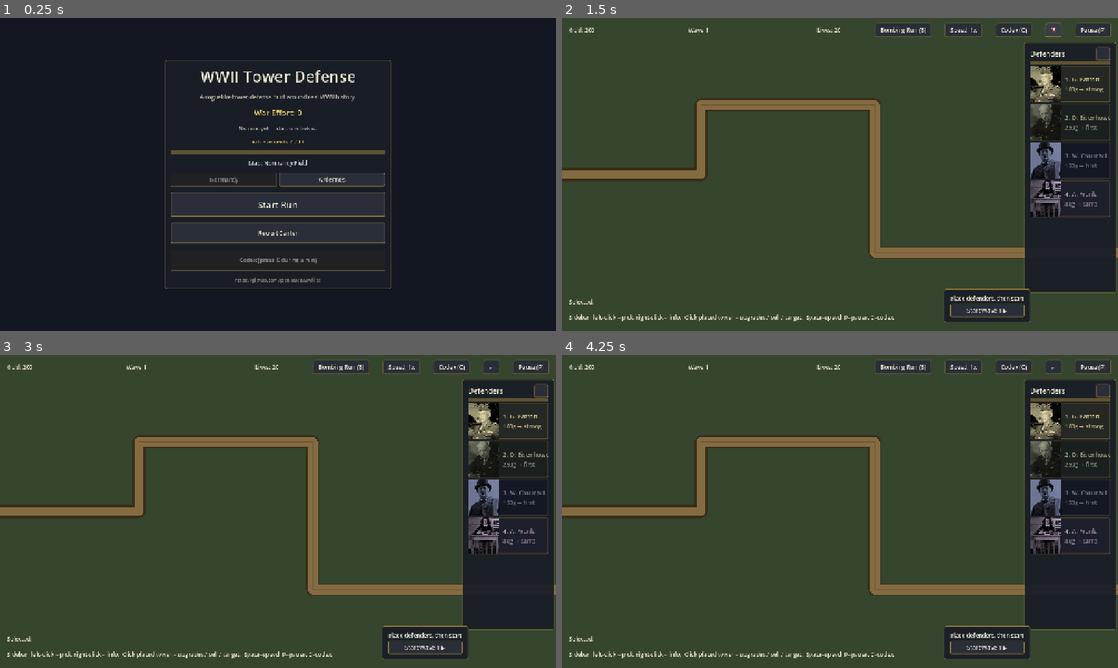
Above: before the commit, frames 1-4 (two rows, left to right).
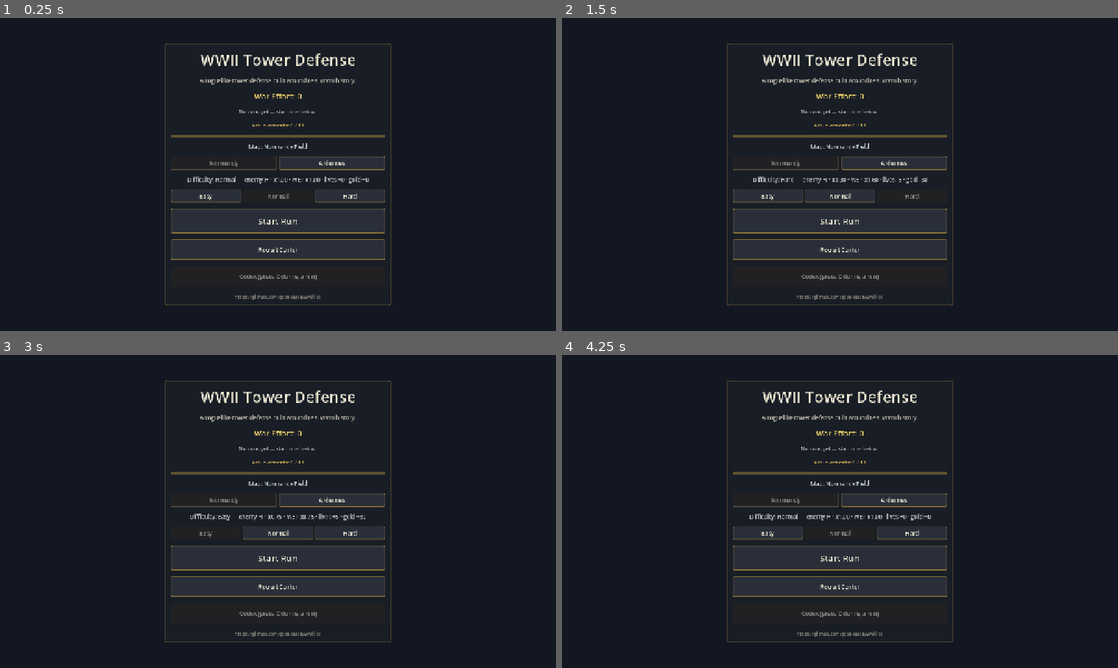
Above: after the commit, the same moments.

Repository: Josh-Buck/wwii-td
Game: Godot game, scene res://scenes/main/Main.tscn
Two runs of this game, one before a commit and one after it. Both use one fixed random seed, a clock stepped at 60 frames per second and the inputs below.
Inputs (mouse positions are in pixels of both pictures, inside the frame that each line leads up to):
- Up to frame 1 (0.25 s): no input
- Up to frame 2 (1.5 s): click (912, 196) at 0.5 s, where only the run after the commit has a clickable "Hard"; click (1051, 30) at 1.25 s, where only the run before the commit has a clickable "🔊"
- Up to frame 3 (3 s): click (489, 367) at 2 s, where only the run before the commit has a clickable "🔇"; click (205, 533) at 2.75 s, where only the run after the commit has a clickable "Easy"
- Up to frame 4 (4.25 s): click (840, 533) at 3.5 s, where only the run after the commit has a clickable "Normal"

The runs differ from the first frame. In frame 1, 5.6% of the frame differs, in the area x 29-71%, y 8-92%; in frame 2, 81%, in the area x 0-100%, y 0-100%; in frame 3, 81%; in frame 4, 81%.

Commit message:
feat: balance pass, looping music, difficulty modes
Balance:
- Maginot Bunker 100g -> 175g, aura radius 140 -> 110, slow 60% -> 70%
  (was overpowered as a 100g universal slow blanket).
- Pavlichenko T3 instakill threshold 150 HP -> 80 HP (was killing most
  non-boss enemies outright).
- Bond payouts dropped ~13%: War Loan 150 -> 130, Victory 425 -> 360,
  Lend-Lease 900 -> 740. Was risk-free 13-14%/wave dominating stocks.
- Endless mode HP scaling 12%/wave -> 10%/wave; reward 6%/wave -> 7%.

Music:
- AudioMan now bakes an 8-second wartime march loop (60 BPM, Am-Dm-F-E
  bass walk, snare on beats 1+3 of each measure, hi-hat offbeats, low
  sustained pad with vibrato). LOOP_FORWARD mode on the WAV. Plays
  automatically from autoload _ready.
- Mute button now stops both SFX and music.

Difficulty (Easy / Normal / Hard) selector on main menu:
- Easy:   enemy HP x0.75, +80 gold, +5 lives, WEP x0.75
- Normal: baseline
- Hard:   enemy HP x1.30, -30 gold, -5 lives, WEP x1.60
- HP mult applied at spawn time on top of endless scaling.
- WEP mult applied at run end on top of Manhattan penalty.

Diff:
--- a/autoload/AudioMan.gd
+++ b/autoload/AudioMan.gd
@@ -12,11 +12,15 @@
 const POOL_SIZE: int = 12
 
 var muted: bool = false
+var music_muted: bool = false
 var master_volume_db: float = -4.0
+var music_volume_db: float = -16.0
 
 var _streams: Dictionary = {}        ## StringName -> AudioStreamWAV
 var _players: Array[AudioStreamPlayer] = []
 var _next_player: int = 0
+var _music_player: AudioStreamPlayer = null
+var _music_stream: AudioStreamWAV = null
 
 func _ready() -> void:
 	process_mode = Node.PROCESS_MODE_ALWAYS
@@ -25,7 +29,16 @@
 		p.process_mode = Node.PROCESS_MODE_ALWAYS
 		add_child(p)
 		_players.append(p)
+	_music_player = AudioStreamPlayer.new()
+	_music_player.process_mode = Node.PROCESS_MODE_ALWAYS
+	add_child(_music_player)
 	_build_bank()
+	_music_stream = _bake(_march_loop_pcm())
+	_music_stream.loop_mode = AudioStreamWAV.LOOP_FORWARD
+	_music_stream.loop_end = _music_stream.data.size() / 2  ## sample count
+	_music_player.stream = _music_stream
+	_music_player.volume_db = music_volume_db
+	start_music()
 
 func _build_bank() -> void:
 	_streams[&"click"]        = _bake(_click_pcm())
@@ -55,6 +68,21 @@
 
 func set_muted(b: bool) -> void:
 	muted = b
+	music_muted = b
+	if b:
+		_music_player.stop()
+	else:
+		start_music()
+
+func start_music() -> void:
+	if music_muted or _music_player == null or _music_stream == null:
+		return
+	if not _music_player.playing:
+		_music_player.play()
+
+func stop_music() -> void:
+	if _music_player:
+		_music_player.stop()
 
 # ---------- Synthesis ----------
 
@@ -225,3 +253,50 @@
 		var local_t: float = t - phase * 0.12
 		arr[i] = sin(t * TAU * f) * exp(-local_t * 9.0) * 0.5
 	return arr
+
+func _march_loop_pcm() -> PackedFloat32Array:
+	# 8-second wartime march loop at ~60 BPM (1 beat = 1.0 s, 8 beats).
+	# Layers: low bass note per beat (Am-Dm-F-E walk), snare on beats 1 & 3
+	# of each 4-beat measure, and a soft sustained low pad.
+	const BPM: float = 60.0
+	const BEATS: int = 8
+	var beat_sec: float = 60.0 / BPM
+	var total_sec: float = beat_sec * BEATS
+	var arr := _make_buffer(total_sec)
+	var rng := RandomNumberGenerator.new()
+	rng.seed = 9001
+	# Bass note progression (Hz): A2 A2 D2 D2 F2 F2 E2 E2 — i i iv iv VI VI V V
+	var bass_notes: Array = [110.0, 110.0, 73.42, 73.42, 87.31, 87.31, 82.41, 82.41]
+	# Pad chord: drone on A2 + E3 fifth, very low volume.
+	var pad_freqs: Array = [110.0, 164.81]
+	for i in arr.size():
+		var t: float = float(i) / MIX_RATE
+		var beat: int = int(t / beat_sec) % BEATS
+		var local_t: float = t - beat * beat_sec
+		# Bass
+		var bf: float = float(bass_notes[beat])
+		var bass_env: float = exp(-local_t * 2.0)
+		var bass: float = sin(t * TAU * bf) * bass_env * 0.45
+		# Sub-octave for body
+		bass += sin(t * TAU * bf * 0.5) * bass_env * 0.15
+		# Pad (always on, slow vibrato)
+		var pad: float = 0.0
+		for f in pad_freqs:
+			pad += sin(t * TAU * float(f) * (1.0 + 0.003 * sin(t * 3.0))) * 0.06
+		# Snare on beats 0 and 2 of each measure (so 0,2,4,6 within the 8 beats)
+		var snare: float = 0.0
+		if beat % 2 == 0 and local_t < 0.10:
+			var sn_t: float = local_t
+			snare = rng.randf_range(-1.0, 1.0) * exp(-sn_t * 50.0) * 0.35
+		# Hi-hat tick on every offbeat half-beat
+		var hat: float = 0.0
+		var hat_phase: float = fmod(t, beat_sec * 0.5)
+		if hat_phase < 0.04:
+			hat = rng.randf_range(-1.0, 1.0) * exp(-hat_phase * 120.0) * 0.07
+		# Tail-off fade near loop end to avoid click on wrap
+		var loop_fade: float = 1.0
+		var tail: float = total_sec - t
+		if tail < 0.05:
+			loop_fade = tail / 0.05
+		arr[i] = (bass + pad + snare + hat) * loop_fade * 0.95
+	return arr
--- a/autoload/GameState.gd
+++ b/autoload/GameState.gd
@@ -2,6 +2,15 @@
 
 const STARTING_GOLD := 200
 const STARTING_LIVES := 20
+
+enum Difficulty { EASY, NORMAL, HARD }
+const DIFFICULTY_LABELS := ["Easy", "Normal", "Hard"]
+const DIFFICULTY_HP_MULT: Array[float] = [0.75, 1.0, 1.3]
+const DIFFICULTY_GOLD_BONUS: Array[int] = [80, 0, -30]
+const DIFFICULTY_LIVES_BONUS: Array[int] = [5, 0, -5]
+const DIFFICULTY_WEP_MULT: Array[float] = [0.75, 1.0, 1.6]
+
+var difficulty: int = Difficulty.NORMAL
 
 var gold: int = STARTING_GOLD
 var lives: int = STARTING_LIVES
@@ -29,8 +38,8 @@
 var stat_towers_placed: int = 0
 
 func reset_run() -> void:
-	gold = STARTING_GOLD + MetaProgress.starting_gold_bonus()
-	lives = STARTING_LIVES
+	gold = STARTING_GOLD + MetaProgress.starting_gold_bonus() + DIFFICULTY_GOLD_BONUS[difficulty]
+	lives = max(1, STARTING_LIVES + DIFFICULTY_LIVES_BONUS[difficulty])
 	wave_index = 0
 	held_bonds.clear()
 	held_shares.clear()
--- a/data/bonds/bond_lend_lease.tres
+++ b/data/bonds/bond_lend_lease.tres
@@ -7,6 +7,6 @@
 id = &"lend_lease"
 display_name = "Lend-Lease"
 cost = 500
-payout = 900
+payout = 740
 maturity_waves = 5
 description = "Long-term commitment. Pay 500g; receive 900g when the 5th wave from now starts."
--- a/data/bonds/bond_victory.tres
+++ b/data/bonds/bond_victory.tres
@@ -7,6 +7,6 @@
 id = &"victory_bond"
 display_name = "Victory Bond"
 cost = 250
-payout = 425
+payout = 360
 maturity_waves = 4
 description = "Mid-term commitment. Pay 250g; receive 425g when the 4th wave from now starts."
--- a/data/bonds/bond_war_loan.tres
+++ b/data/bonds/bond_war_loan.tres
@@ -7,6 +7,6 @@
 id = &"war_loan"
 display_name = "War Loan"
 cost = 100
-payout = 150
+payout = 130
 maturity_waves = 3
 description = "Short-term loan. Pay 100g now; receive 150g when the 3rd wave from now starts."
--- a/data/towers/maginot_bunker.tres
+++ b/data/towers/maginot_bunker.tres
@@ -8,7 +8,7 @@
 display_name = "Maginot Bunker"
 faction = &"resistance"
 color = Color(0.55, 0.55, 0.55, 1)
-cost = 100
+cost = 175
 damage = 0.0
 fire_rate = 0.0
 range_px = 100.0
@@ -16,8 +16,8 @@
 default_targeting = &"first"
 adjacency_buffs = Array[StringName]([])
 adjacency_consumes = Array[StringName]([])
-aura_radius = 140.0
+aura_radius = 110.0
 aura_fire_rate_bonus = 0.0
-slow_aura_factor = 0.6
+slow_aura_factor = 0.7
 tooltip_lore = "A bunker from the Maginot Line — France's fortified frontier built 1929-1940. Held its sector even after the surrender. Slows enemies in radius to 60% speed."
 codex_id = &"maginot_bunker"
--- a/scenes/main/MainMenu.gd
+++ b/scenes/main/MainMenu.gd
@@ -11,6 +11,10 @@
 @onready var map_label: Label = $Center/Panel/VBox/MapLabel
 @onready var map_normandy_btn: Button = $Center/Panel/VBox/MapRow/NormandyButton
 @onready var map_ardennes_btn: Button = $Center/Panel/VBox/MapRow/ArdennesButton
+@onready var diff_label: Label = $Center/Panel/VBox/DiffLabel
+@onready var diff_easy_btn: Button = $Center/Panel/VBox/DiffRow/EasyButton
+@onready var diff_normal_btn: Button = $Center/Panel/VBox/DiffRow/NormalButton
+@onready var diff_hard_btn: Button = $Center/Panel/VBox/DiffRow/HardButton
 @onready var start_btn: Button = $Center/Panel/VBox/StartButton
 @onready var recruit_btn: Button = $Center/Panel/VBox/RecruitButton
 @onready var codex_btn: Button = $Center/Panel/VBox/CodexButton
@@ -51,8 +55,28 @@
 	recruit_close.pressed.connect(_close_recruit)
 	map_normandy_btn.pressed.connect(_select_map.bind(_MAP_NORMANDY))
 	map_ardennes_btn.pressed.connect(_select_map.bind(_MAP_ARDENNES))
+	diff_easy_btn.pressed.connect(_select_difficulty.bind(GameState.Difficulty.EASY))
+	diff_normal_btn.pressed.connect(_select_difficulty.bind(GameState.Difficulty.NORMAL))
+	diff_hard_btn.pressed.connect(_select_difficulty.bind(GameState.Difficulty.HARD))
 	_refresh_map_buttons()
+	_refresh_difficulty_buttons()
 	_refresh_top()
+
+func _select_difficulty(d: int) -> void:
+	GameState.difficulty = d
+	_refresh_difficulty_buttons()
+
+func _refresh_difficulty_buttons() -> void:
+	diff_easy_btn.disabled = GameState.difficulty == GameState.Difficulty.EASY
+	diff_normal_btn.disabled = GameState.difficulty == GameState.Difficulty.NORMAL
+	diff_hard_btn.disabled = GameState.difficulty == GameState.Difficulty.HARD
+	var hp: float = GameState.DIFFICULTY_HP_MULT[GameState.difficulty]
+	var wep: float = GameState.DIFFICULTY_WEP_MULT[GameState.difficulty]
+	var lives_b: int = GameState.DIFFICULTY_LIVES_BONUS[GameState.difficulty]
+	var gold_b: int = GameState.DIFFICULTY_GOLD_BONUS[GameState.difficulty]
+	diff_label.text = "Difficulty: %s — enemy HP x%.2f · WEP x%.2f · lives %+d · gold %+d" % [
+		GameState.DIFFICULTY_LABELS[GameState.difficulty], hp, wep, lives_b, gold_b
+	]
 
 func _select_map(path: String) -> void:
 	_selected_map = path
--- a/scenes/main/MainMenu.tscn
+++ b/scenes/main/MainMenu.tscn
@@ -69,6 +69,26 @@
 size_flags_horizontal = 3
 text = "Ardennes"
 
+[node name="DiffLabel" type="Label" parent="Center/Panel/VBox"]
+text = "Difficulty: Normal"
+horizontal_alignment = 1
+modulate = Color(0.85, 0.85, 0.95, 1)
+
+[node name="DiffRow" type="HBoxContainer" parent="Center/Panel/VBox"]
+theme_override_constants/separation = 6
+
+[node name="EasyButton" type="Button" parent="Center/Panel/VBox/DiffRow"]
+size_flags_horizontal = 3
+text = "Easy"
+
+[node name="NormalButton" type="Button" parent="Center/Panel/VBox/DiffRow"]
+size_flags_horizontal = 3
+text = "Normal"
+
+[node name="HardButton" type="Button" parent="Center/Panel/VBox/DiffRow"]
+size_flags_horizontal = 3
+text = "Hard"
+
 [node name="StartButton" type="Button" parent="Center/Panel/VBox"]
 custom_minimum_size = Vector2(0, 56)
 text = "Start Run"
--- a/scenes/map/Map.gd
+++ b/scenes/map/Map.gd
@@ -325,6 +325,7 @@
 	# 2 WEP per wave + 10 victory bonus + 1 per kill / 25 so a real run earns
 	# enough to recruit a figure (5-18 WEP) without grinding 4 runs each time.
 	var earned := waves_cleared * 2 + (10 if victory else 0) + (GameState.stat_kills / 25)
+	earned = int(earned * GameState.DIFFICULTY_WEP_MULT[GameState.difficulty])
 	if GameState.manhattan_penalty:
 		earned = int(earned * 0.5)
 	var total := wave_director.wave_count() if wave_director else 9
--- a/scripts/systems/UpgradeRegistry.gd
+++ b/scripts/systems/UpgradeRegistry.gd
@@ -174,8 +174,8 @@
 				 "desc": "+85% damage. The official tally at Sevastopol.",
 				 "damage_mult": 1.85},
 				{"name": "White Death", "cost": 1000,
-				 "desc": "+100% damage. Instantly kills targets below 150 HP.",
-				 "damage_mult": 2.0, "instakill_below_hp": 150.0},
+				 "desc": "+100% damage. Instantly kills targets below 80 HP.",
+				 "damage_mult": 2.0, "instakill_below_hp": 80.0},
 			],
 		},
 		"branch_b": {
--- a/scripts/systems/WaveDirector.gd
+++ b/scripts/systems/WaveDirector.gd
@@ -21,8 +21,8 @@
 var _enemies_total_this_wave: int = 0
 var _difficulty_mult: float = 1.0  ## HP + reward scaler applied to spawned enemies
 
-const _ENDLESS_HP_PER_WAVE: float = 0.12
-const _ENDLESS_REWARD_PER_WAVE: float = 0.06
+const _ENDLESS_HP_PER_WAVE: float = 0.10
+const _ENDLESS_REWARD_PER_WAVE: float = 0.07
 const _ENDLESS_BASE_POOL: Array[StringName] = [
 	&"wehrmacht_infantry", &"panzer_iii", &"stuka",
 	&"waffen_ss", &"tiger_i", &"banzai", &"bersaglieri",
@@ -172,7 +172,7 @@
 		return
 	var enemy = enemy_scene.instantiate()
 	enemy.stats = enemy_registry[enemy_id]
-	enemy.hp_mult = _difficulty_mult
+	enemy.hp_mult = _difficulty_mult * GameState.DIFFICULTY_HP_MULT[GameState.difficulty]
 	enemy.reward_mult = 1.0 + _ENDLESS_REWARD_PER_WAVE * max(0, _current_wave_index - _waves.size() + 1)
 	if _path:
 		_path.add_child(enemy)
